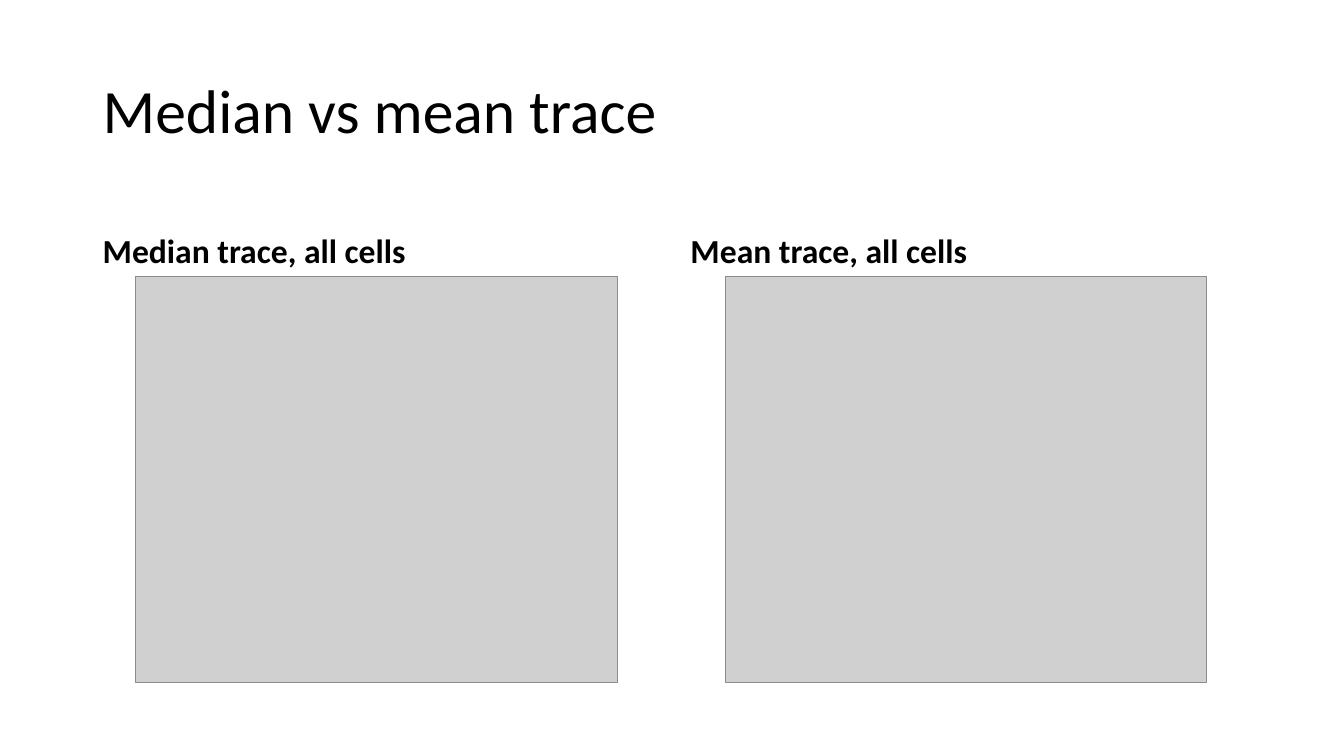
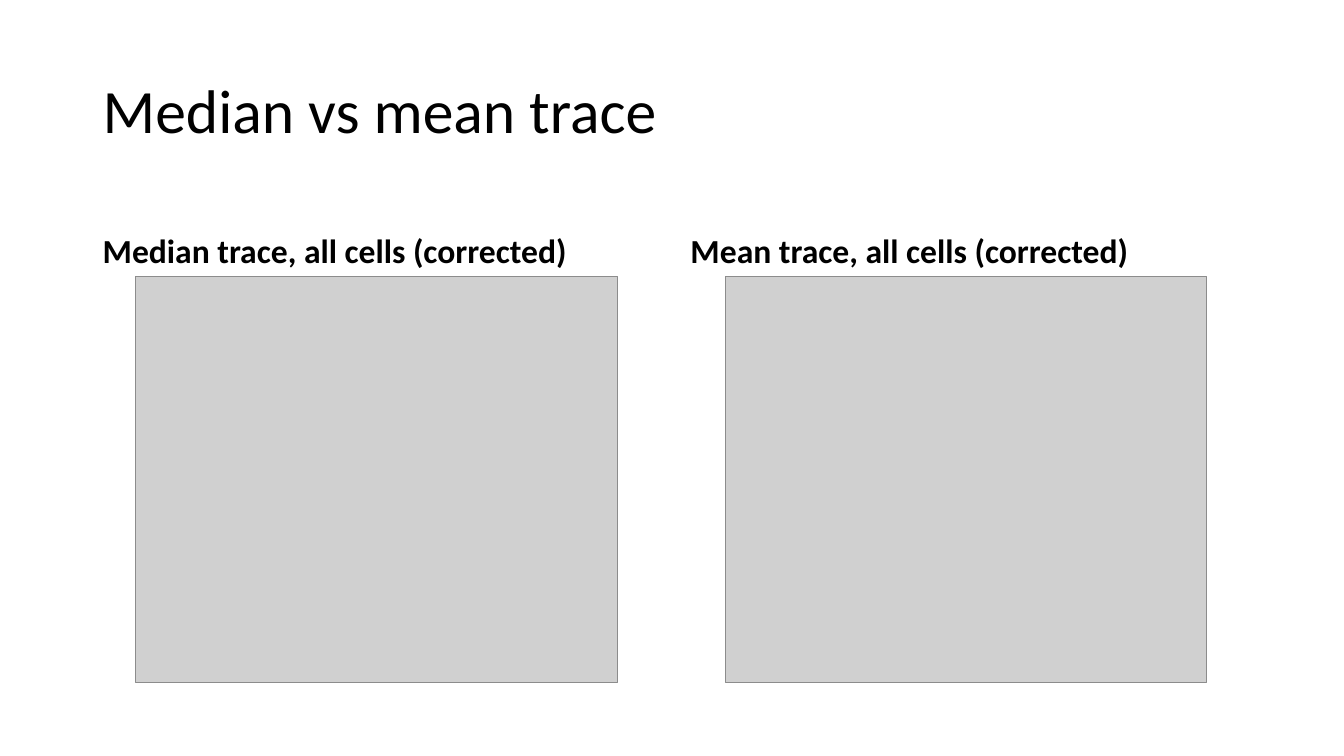
Before and after one commit to lanluo9/inter, a slide deck: slide 8 of results/tuning curve bias san check/TC.pptx. Drawn at 1344x756 pixels with LibreOffice and Linux fonts; fonts in the diff are those of the drawing; grey boxes stand for pictures. Boxes give left, top, right and bottom in pixels: in the first picture for what was removed or moved away, otherwise in the second. Text is boxed around its words. In the diff, an @@ line names an element or a change of style, - is before the commit and + after.

Commit message:
trace of avg trial of 90-pref cells when stim2=90

```diff
--- a/results/tuning curve bias san check/TC.pptx
+++ b/results/tuning curve bias san check/TC.pptx
@@ text at bbox=[103, 238, 567, 268]: text changed @@
-Median trace, all cells
+Median trace, all cells (corrected)
@@ text at bbox=[690, 238, 1129, 268]: text changed @@
-Mean trace, all cells
+Mean trace, all cells (corrected)
```
Also in this commit, not shown: 1 other slide changed, 4 other files.
